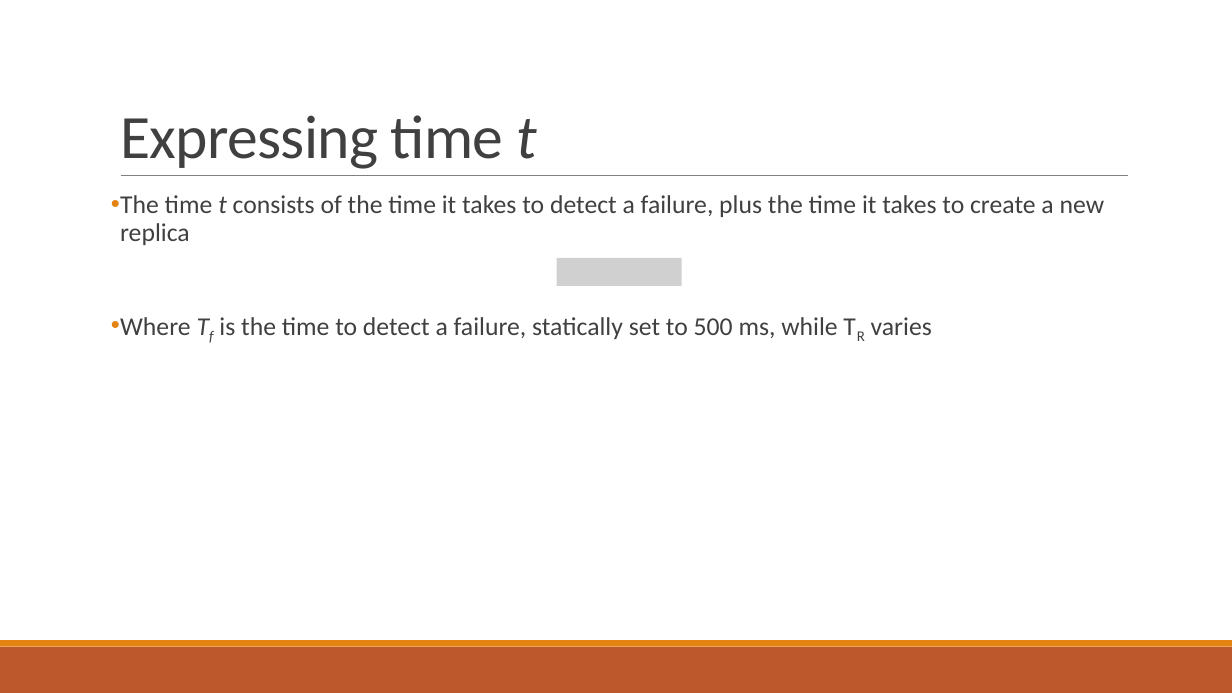
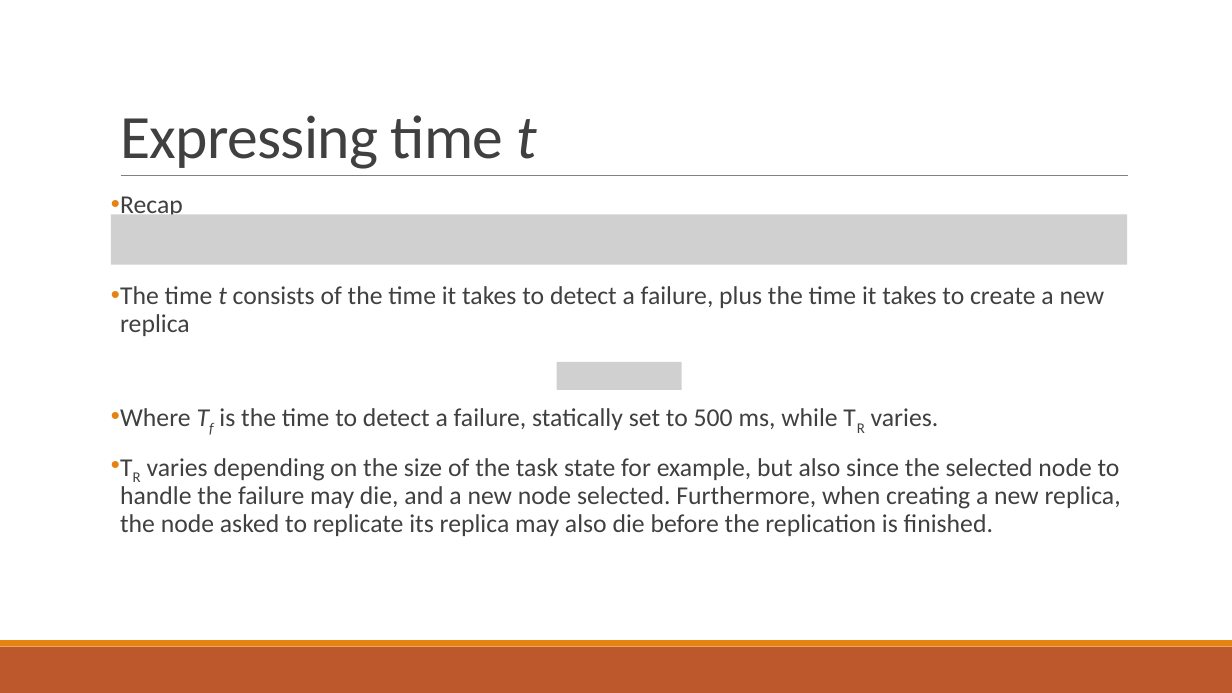
Before and after one commit to PStahl/master_thesis, a slide deck: slide 29 of presentation/presentation.pptx. Drawn at 1232x693 pixels with LibreOffice and Linux fonts; fonts in the diff are those of the drawing; grey boxes stand for pictures. Boxes give left, top, right and bottom in pixels: in the first picture for what was removed or moved away, otherwise in the second. Text is boxed around its words. In the diff, an @@ line names an element or a change of style, - is before the commit and + after.

Commit message:
update presentation

```diff
--- a/presentation/presentation.pptx
+++ b/presentation/presentation.pptx
@@ text at bbox=[120, 196, 183, 219]: paragraph added @@
+• Recap
@@ picture added at bbox=[111, 214, 1128, 264] @@
@@ picture removed at bbox=[556, 258, 681, 286] @@
@@ picture added at bbox=[556, 362, 681, 390] @@
@@ text at bbox=[120, 408, 1121, 536]: text changed @@
-• Where Tf is the time to detect a failure, statically set to 500 ms, while TR varies
+• Where Tf is the time to detect a failure, statically set to 500 ms, while TR varies.
+• TR varies depending on the size of the task state for example, but also since the selected node to handle the failure may die, and a new node selected. Furthermore, when creating a new replica, the node asked to replicate its replica may also die before the replication is finished.
```
Also in this commit, not shown: 5 other slides changed.
